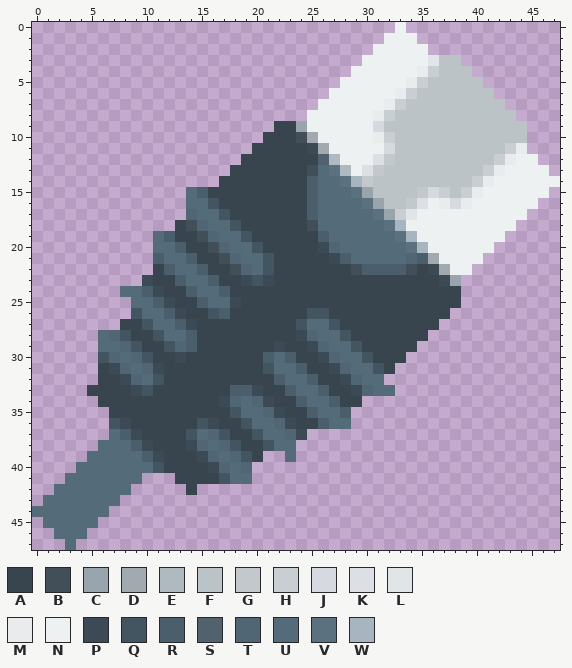
Pixel-art sprite, stored at src/main/resources/cz/vutbr/networkemulator/images/network_interface.gif. Above: the version before the commit.
The file is 48x48 pixels. Colours within 5 levels of each other are drawn and written as one.
Palette (. is transparent): A #38454f  B #424f58  C #99a5ac  D #a3aaaf  E #aeb9c0  F #bcc3c7  G #c2c8cc  H #c8ced1  J #d6d9df  K #dcdfe3  L #e2e5e8  M #e9ebed  N #edf1f2  P #3c4a55  Q #445562  R #4b5e6b  S #51626e  T #516674  U #546b7a  V #5c717f  W #a7b5c0
Now the later version:
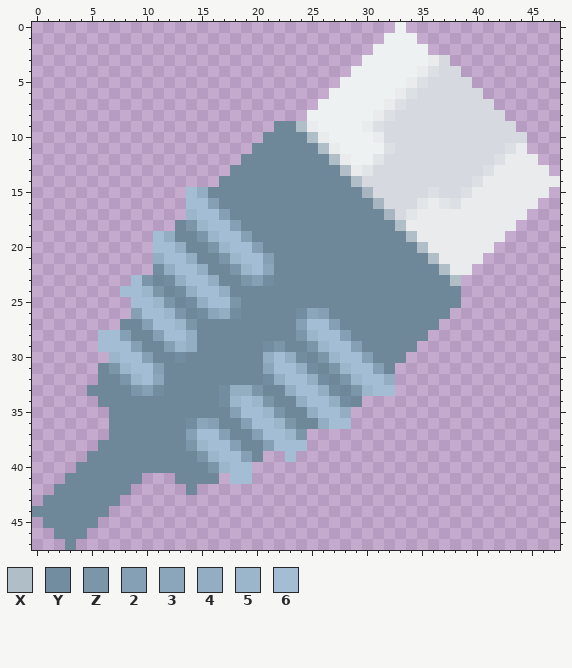
Colours new in this view: X #b0bec7  Y #738da0  Z #7b96a9  2 #85a0b4  3 #8ba6ba  4 #93aec3  5 #9bb6cb  6 #a3bed4
The exact change:
colour A: #38454f -> #6e889a
Changed rows in their new state; - is a pixel that keeps its letter.
first column x 0:
 3 ------------------------------------MJ.---------
 4 ------------------------------------KJJ.--------
 5 -----------------------------------KJJJJ.-------
 6 ----------------------------------KJJJJJJ.------
 7 ---------------------------------KJJJJJJJJ.-----
 8 --------------------------------KJJJJJJJJJJ.----
 9 ------------------------XM----MKJJJJJJJJJJJJ.---
10 ------------------------AXM-----JJJJJJJJJJJJJ---
11 -------------------------AXM----KJJJJJJJJJJK----
12 --------------------------AXM--LJJJJJJJJJJK-MM--
13 -------------------------AAAXMLJJJJJJJJJJK-MMMM-
14 -------------------------AAAAXJJJJJJJJJJK-MMMMMM
15 --------------64---------AAAAAWJJJJJKJJK-MMMMMM-
16 --------------662--------AAAAAAWJJJLMLK-MMMMMM--
17 --------------5662-------AAAAAAAWJ-MMMMMMMMMM---
18 --------------Z5662------AAAAAAAAXMMMMMMMMMM----
19 -----------64--Z5662------AAAAAAAAXMMMMMMMM-----
20 -----------664--Z5662-----AAAAAAAAAXMMMMMM------
21 -----------4664--Z5662-----AAAAAAAAAXMMMM-------
22 -----------Y4664--Z563-------AAAAAA-AXMM--------
23 ---------6Z-Y4664--Z2Y---------------AX---------
24 --------665Z-Y4664------------------------------
25 ---------665Z-Y466Z-----------------------------
26 ---------2665Z-Y34Y-----Y32---------------------
27 ----------2665Z---------2662--------------------
28 ------662--2664---------Z5662-------------------
29 ------6662--254------YZ--Z5662------------------
30 ------.5662--Y-------464Y-Z5662-----------------
31 -------Z5662---------3664Y-Z5662----------------
32 --------Z563---------Y4664Y-Z5664---------------
33 ---------Z2Y-----Y44Z--4664Y-Z566---------------
34 -----------------Y565Z--4664Y-------------------
35 ------------------2665Z--4664-------------------
36 -------AA-----Y32--2665Z--466-------------------
37 -------AAA----2662--2665Z-----------------------
38 ------AAAAA---Z5662--2666-----------------------
39 -----AAAAAAA---Z5662---6------------------------
40 ----AAAAAAAA----Z566----------------------------
41 ---AAAAAAA-------.66----------------------------
42 --AAAAAAA---------------------------------------
43 -AAAAAAA----------------------------------------
44 AAAAAAA-----------------------------------------
45 -AAAAA------------------------------------------
46 --AAA-------------------------------------------
47 ---A--------------------------------------------
Pixel boxes of the changes (left, top, right, bottom) in both pictures:
changed: (32, 55, 560, 550)
